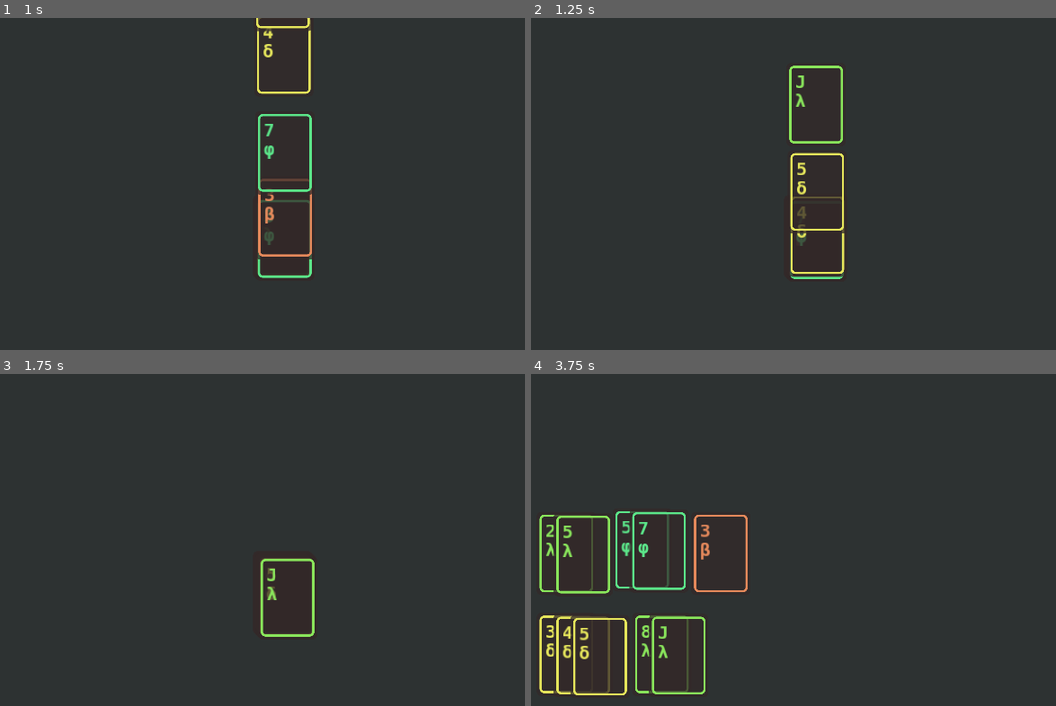
Above: before the commit, frames 1-4 (two rows, left to right).
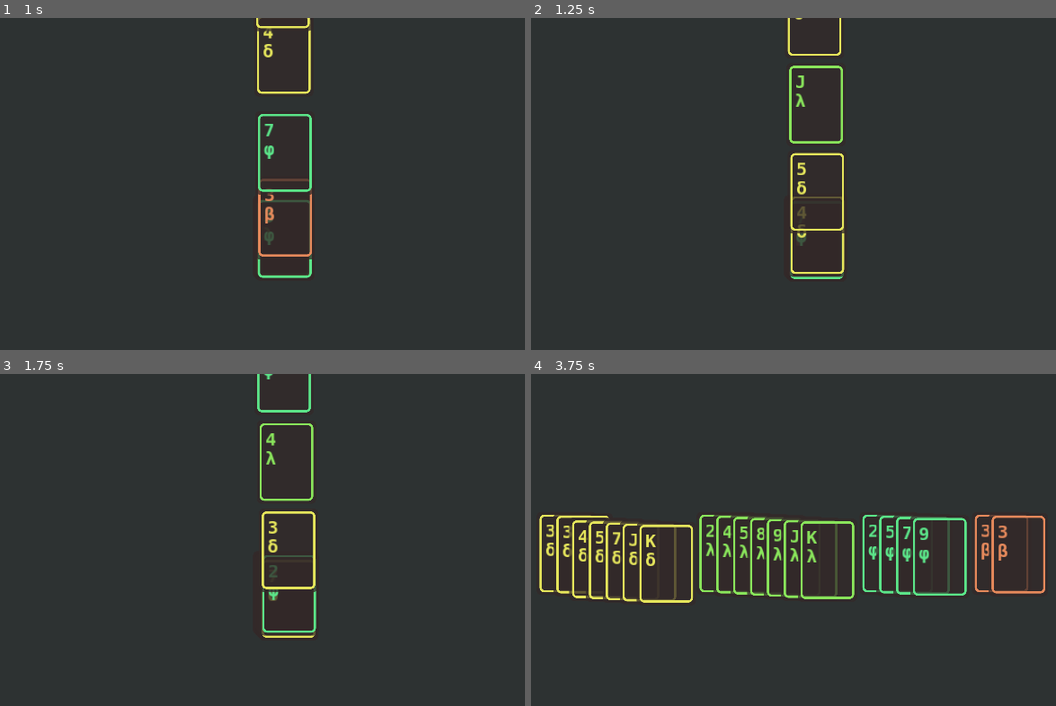
Above: after the commit, the same moments.

Repository: irisxerno/godot-cardinality-9
Game: Godot game, scene res://scene/Main.tscn
Same seed, same stepped clock (60 frames per second), same inputs: the game is played once before the commit and once after it.
Inputs (mouse positions are in pixels of both pictures, inside the frame that each line leads up to):
- Up to frame 1 (1 s): move the mouse to (441, 200) at 0.52 s; click (441, 200) at 0.67 s
- Up to frame 2 (1.25 s): no input
- Up to frame 3 (1.75 s): move the mouse to (136, 596) at 1.27 s; click (136, 596) at 1.42 s
- Up to frame 4 (3.75 s): move the mouse to (583, 553) at 2.02 s; click (583, 553) at 2.17 s; move the mouse to (588, 556) at 2.77 s; click (588, 556) at 2.92 s; move the mouse to (651, 553) at 3.52 s; click (651, 553) at 3.67 s

Frame 1 is identical in both runs. In frame 2, 0.2% of the frame differs, in the area x 48-60%, y 0-12%; in frame 3, 1.8%; in frame 4, 9.5%, in the area x 1-98%, y 41-97%.

Commit message:
reuse ColumnControllers

Diff:
--- a/scene/ColumnController.tscn
+++ b/scene/ColumnController.tscn
@@ -6,6 +6,9 @@
 extents = Vector2( 52, 74 )
 
 [node name="ColumnController" type="Area2D"]
+input_pickable = false
+monitoring = false
+monitorable = false
 script = ExtResource( 1 )
 
 [node name="CollisionShape2D" type="CollisionShape2D" parent="."]
--- a/scene/Main.tscn
+++ b/scene/Main.tscn
@@ -11,6 +11,9 @@
 anchor_bottom = 1.0
 mouse_filter = 2
 color = Color( 0.18, 0.2, 0.2, 1 )
+__meta__ = {
+"_edit_lock_": true
+}
 
 [node name="Table" type="Node2D" parent="."]
 script = ExtResource( 2 )
@@ -19,6 +22,7 @@
 }
 
 [node name="StartGameController" parent="Table" instance=ExtResource( 3 )]
+deal_count = 20
 
 [node name="OffhandController" parent="Table" instance=ExtResource( 1 )]
 position = Vector2( 200, 140 )
--- a/script/Card.gd
+++ b/script/Card.gd
@@ -31,12 +31,12 @@
 		$Back.visible = true
 		$Face.visible = false
 
-func move_to(position):
+func move_to(new_position):
 	emit_signal("to_front", self)
-	if self.position == position or dest_position == position:
+	if position == new_position or dest_position == new_position:
 		return
-	dest_position = position
-	$Tween.interpolate_property(self, "position", self.position, dest_position, 0.5, Tween.TRANS_QUAD, Tween.EASE_IN_OUT)
+	dest_position = new_position
+	$Tween.interpolate_property(self, "position", position, dest_position, 0.5, Tween.TRANS_QUAD, Tween.EASE_IN_OUT)
 	$Tween.start()
 
 func flip():
--- a/script/ColumnController.gd
+++ b/script/ColumnController.gd
@@ -7,17 +7,31 @@
 var movex = 30
 var movey = 2
 
+var base_shape
+
+func _ready():
+	base_shape = $CollisionShape2D.shape.duplicate()
+
 func add_cards(cs):
 	cards = cs
 	cards.sort_custom(CardSort, "sort_by_value")
+	update()
 
+func update():
 	var cursor = Vector2(0,0)
 	for c in cards:
 		c.move_to(to_global(cursor))
 		cursor += Vector2(movex,movey)
-	$CollisionShape2D.shape = $CollisionShape2D.shape.duplicate()
+	$CollisionShape2D.shape = base_shape.duplicate()
 	$CollisionShape2D.shape.extents += Vector2(movex,movey)*(len(cards)-1)*0.5
-	$CollisionShape2D.position += Vector2(movex,movey)*(len(cards)-1)*0.5
+	$CollisionShape2D.position = Vector2(movex,movey)*(len(cards)-1)*0.5
+
+	if len(cards) > 0:
+		input_pickable = true
+		$CollisionShape2D.visible = true
+	else:
+		input_pickable = false
+		$CollisionShape2D.visible = false # for Debug/Visible Collision Shapes
 
 func _on_mouse_entered():
 	pass
--- a/script/RowController.gd
+++ b/script/RowController.gd
@@ -20,8 +20,8 @@
 
 	for inst in cols:
 		cards.append_array(inst.cards)
-		inst.queue_free()
-	cols = []
+		inst.cards = []
+		inst.update()
 
 	cards.append_array(new_cards)
 	count = len(cards)
@@ -33,16 +33,23 @@
 		by_suits[c.suit].append(c)
 
 	var cursor = Vector2(0,0)
+	var colc = 0
 	for suit in by_suits.keys():
-		var cc = column_controller_scene.instance()
-		add_child(cc)
-		cols.append(cc)
-		cc.connect("request_return_cards", self, "_request_return_cards")
-		cc.connect("update", self, "update")
+		var cc
+		if len(cols) < colc+1:
+			cc = column_controller_scene.instance()
+			add_child(cc)
+			cols.append(cc)
+			cc.connect("request_return_cards", self, "_request_return_cards")
+			cc.connect("update", self, "update")
+		else:
+			cc = cols[colc]
+
 		cc.position = cursor
 		cc.add_cards(by_suits[suit])
 		cursor += Vector2(movex, 0)
 		cursor += Vector2(cc.movex*(len(by_suits[suit])-1),0)
+		colc += 1
 
 func _request_return_cards(inst):
 	emit_signal("request_return_cards", inst)
